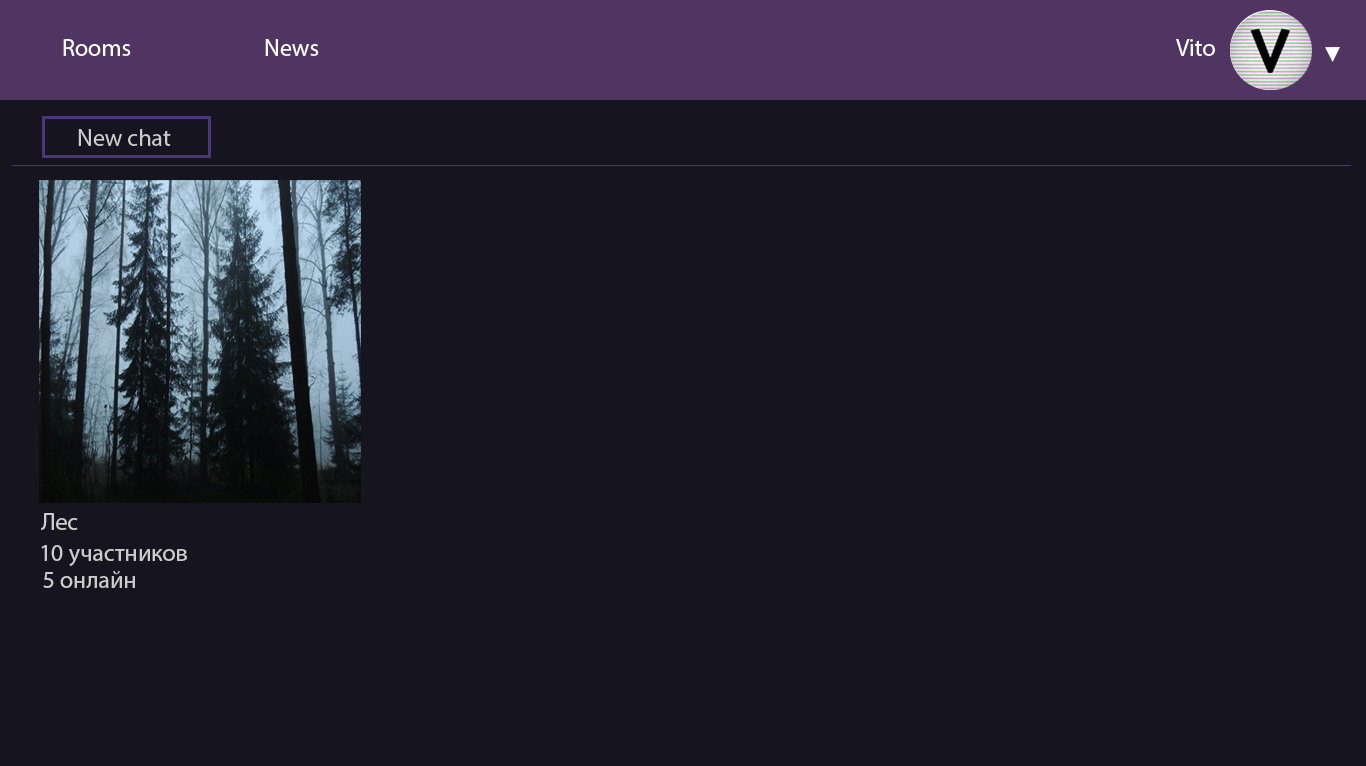
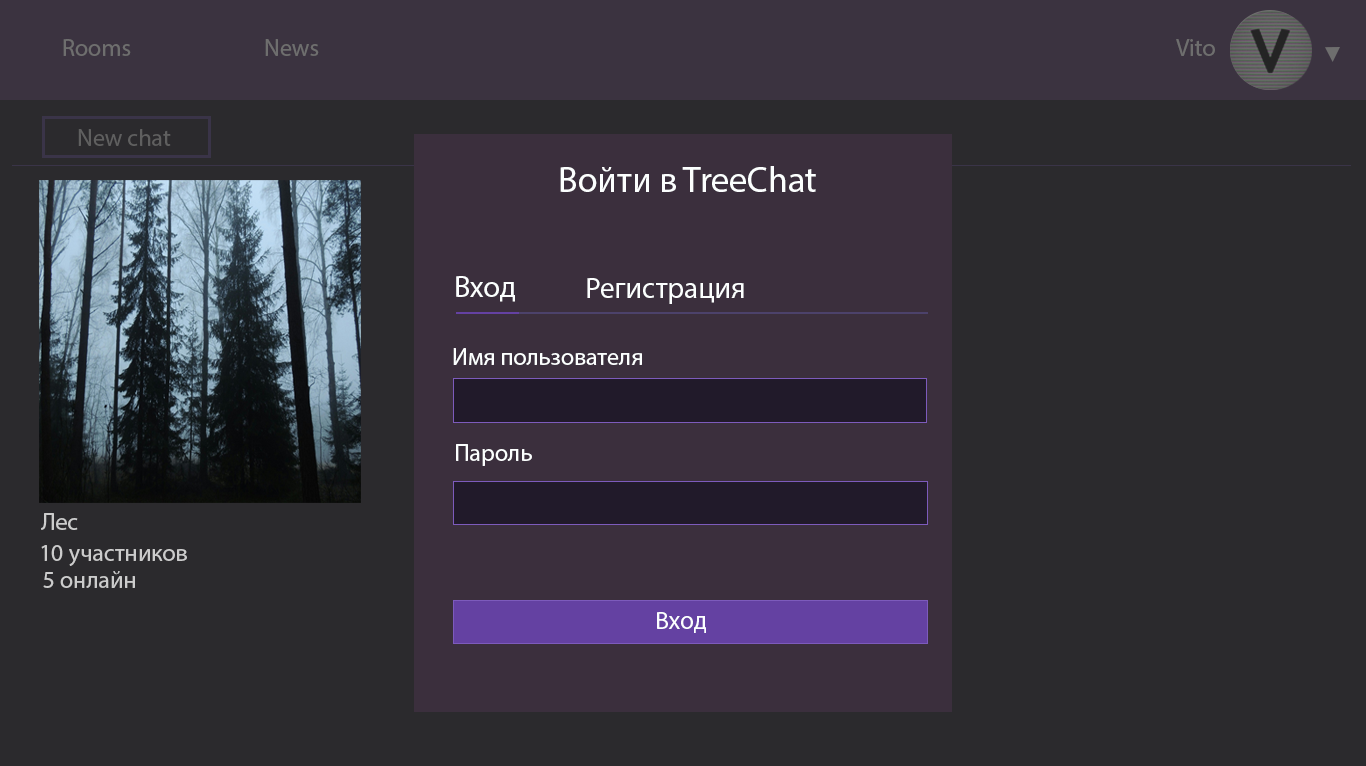
Layered file, before and after one edit (1366 × 766). Changes by layer:
showed group "Панель авторизации/регистрации" (26 layers) over 0, 0, 1366, 766
showed group "Авторизация" (8 layers) over 453, 166, 928, 644
